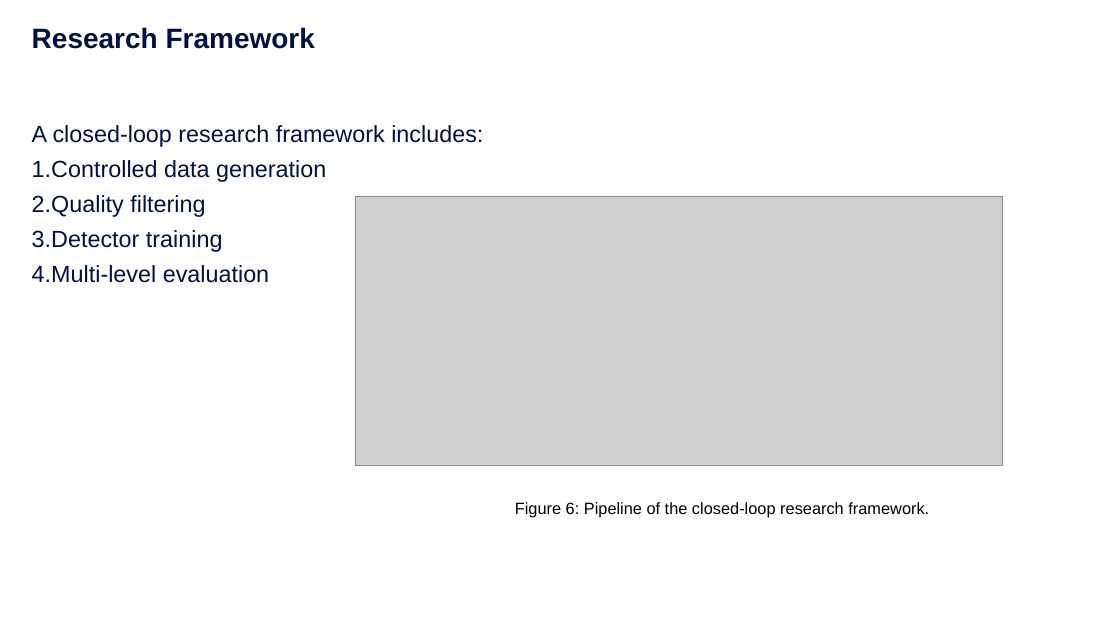
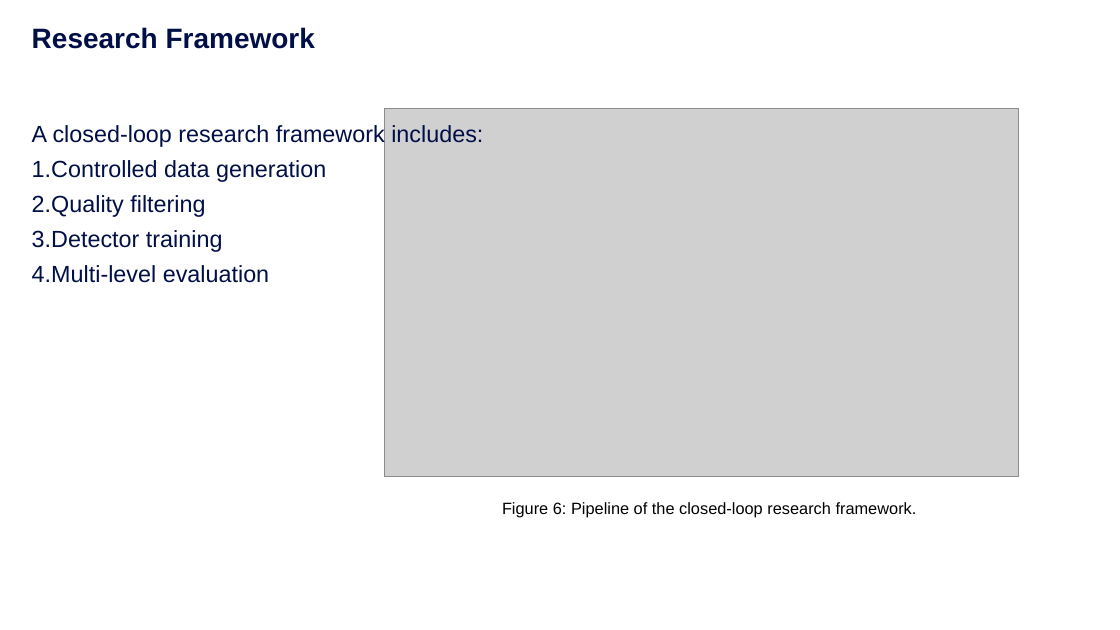
Before and after one commit to chengchengchenchen/MCS-Research-Project, a slide deck: slide 8 of doc/Presentation-revised.pptx. Drawn at 1120x630 pixels with LibreOffice and Linux fonts; fonts in the diff are those of the drawing; grey boxes stand for pictures; background and template pictures are left out. Boxes give left, top, right and bottom in pixels: in the first picture for what was removed or moved away, otherwise in the second. Text is boxed around its words. In the diff, an @@ line names an element or a change of style, - is before the commit and + after.

```diff
--- a/doc/Presentation-revised.pptx
+++ b/doc/Presentation-revised.pptx
@@ picture: place and size @@
-picture at box(355, 196, 1003, 465)
+picture at box(385, 108, 1018, 476)
@@ text "Figure 6: Pipeline of the ...": place and size @@
-text "Figure 6: Pipeline of the ..." at box(515, 502, 929, 517)
+text "Figure 6: Pipeline of the ..." at box(502, 502, 917, 517)
```
Also in this commit, not shown: 9 other slides changed, 5 slides added, 1 slide removed, 2 other files.
